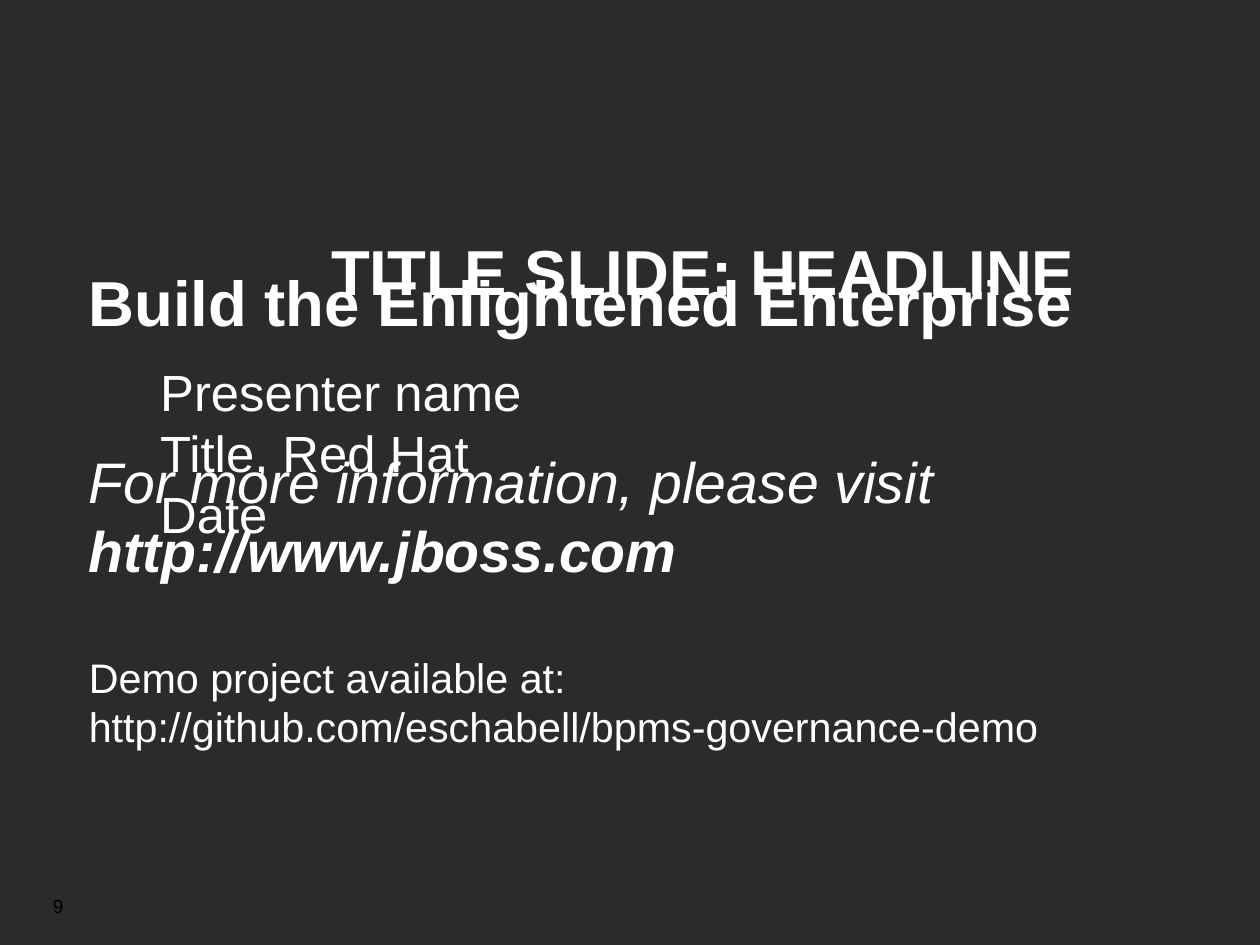
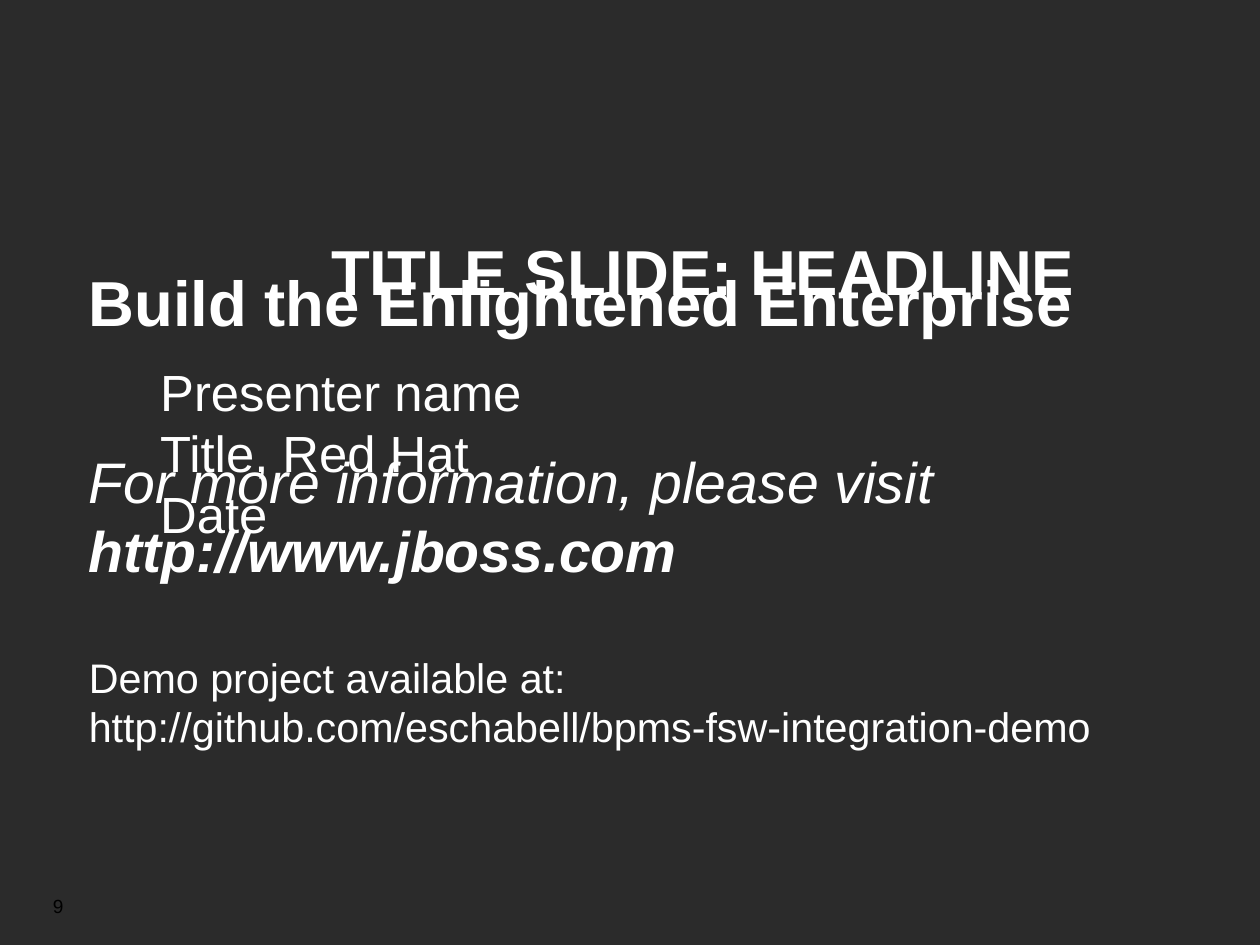
Before and after one commit to jbossdemocentral/bpms-fsw-integration-demo, a slide deck: slide 9 of docs/Demo Overview.odp. Drawn at 1260x945 pixels with LibreOffice and Linux fonts; fonts in the diff are those of the drawing; background and template pictures are left out; a plain dark background stands for a picture behind light text. Boxes give left, top, right and bottom in pixels: in the first picture for what was removed or moved away, otherwise in the second. Text is boxed around its words. In the diff, an @@ line names an element or a change of style, - is before the commit and + after.

```diff
--- a/docs/Demo Overview.odp
+++ b/docs/Demo Overview.odp
@@ text at bbox=[89, 712, 1091, 751]: text changed @@
-http://github.com/eschabell/bpms-governance-demo
+http://github.com/eschabell/bpms-fsw-integration-demo
```
Also in this commit, not shown: 3 other slides changed, 2 other files.
